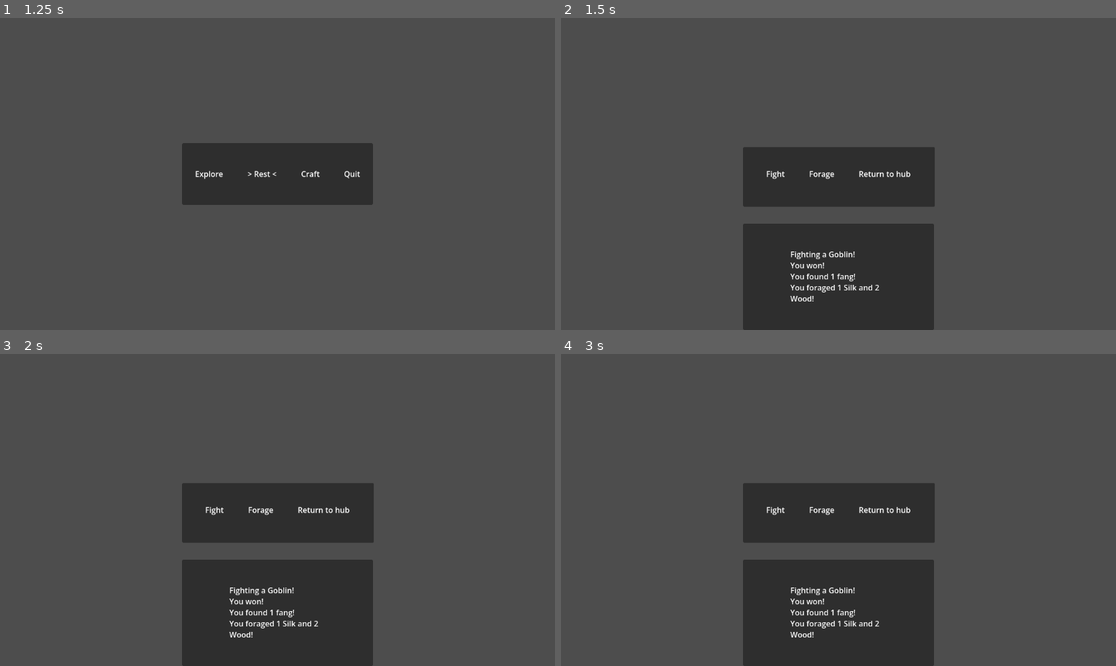
Above: before the commit, frames 1-4 (two rows, left to right).
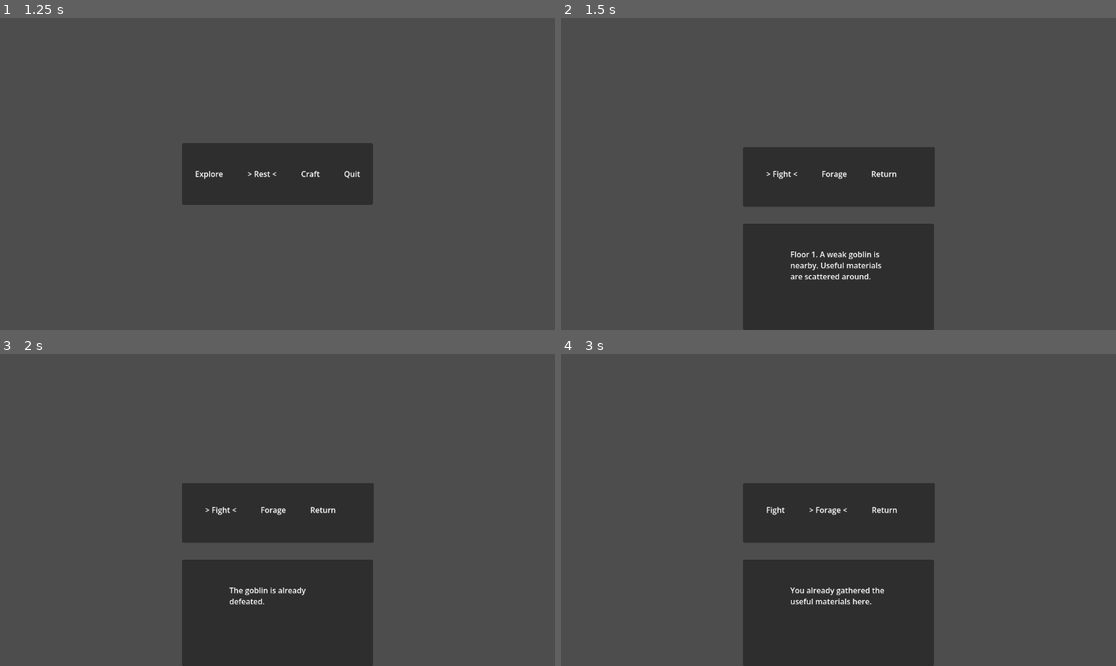
Above: after the commit, the same moments.

Repository: RaoulTheF00l/Tower-Slice
Game: Godot game, scene res://Scene/title.tscn
Same seed, same stepped clock (60 frames per second), same inputs: the game is played once before the commit and once after it.
Inputs:
- Up to frame 1 (1.25 s): tap Enter (ui_accept) at 0.5 s; hold Right (ui_right) from 0.53 s (still down); hold Enter (ui_accept) from 0.53 s (still down)
- Up to frame 2 (1.5 s): release Right (ui_right) at 1.28 s; release Enter (ui_accept) at 1.28 s; hold Left (ui_left) from 1.28 s (still down); tap Enter (ui_accept) at 1.35 s
- Up to frame 3 (2 s): keep holding Left (ui_left); tap Enter (ui_accept) at 1.52, 1.82 s
- Up to frame 4 (3 s): release Left (ui_left) at 2.03 s; hold Enter (ui_accept) 2.03-2.78 s; hold Right (ui_right) from 2.03 s (still down); tap Enter (ui_accept) at 2.85 s

Frame 1 is identical in both runs. In frame 2, 1.0% of the frame differs, in the area x 37-63%, y 48-91%; in frame 3, 0.8%; in frame 4, 0.9%.

Commit message:
Finished Game loop

Diff:
--- a/Scene/first_floor.tscn
+++ b/Scene/first_floor.tscn
@@ -65,7 +65,7 @@
 grow_horizontal = 2
 grow_vertical = 0
 
-[node name="RichTextLabel" type="RichTextLabel" parent="Panel2" unique_id=346027720]
+[node name="messageLabel" type="RichTextLabel" parent="Panel2" unique_id=346027720]
 layout_mode = 1
 anchors_preset = 8
 anchor_left = 0.5
--- a/Scripts/first_floor.gd
+++ b/Scripts/first_floor.gd
@@ -1,11 +1,83 @@
+
+
 extends Control
 
-
-# Called when the node enters the scene tree for the first time.
-func _ready() -> void:
-	pass # Replace with function body.
+@onready var fight_label: Label = $Panel/HBoxContainer/fightLabel
+@onready var forage_label: Label = $Panel/HBoxContainer/forageLabel
+@onready var return_label: Label = $Panel/HBoxContainer/returnLabel
+@onready var message_label: RichTextLabel = $Panel2/messageLabel
 
 
-# Called every frame. 'delta' is the elapsed time since the previous frame.
-func _process(delta: float) -> void:
-	pass
+var labels: Array[Label] = []
+var options := ["Fight", "Forage", "Return"]
+var selected_index := 0
+
+
+func _ready() -> void:
+	labels = [
+		fight_label,
+		forage_label,
+		return_label,
+	]
+
+	message_label.text = "Floor 1. A weak goblin is nearby. Useful materials are scattered around."
+	_update_menu()
+
+
+func _unhandled_input(event: InputEvent) -> void:
+	if event.is_action_pressed("ui_right"):
+		selected_index += 1
+		if selected_index >= options.size():
+			selected_index = 0
+		_update_menu()
+
+	if event.is_action_pressed("ui_left"):
+		selected_index -= 1
+		if selected_index < 0:
+			selected_index = options.size() - 1
+		_update_menu()
+
+	if event.is_action_pressed("ui_accept"):
+		_select_option()
+
+
+func _update_menu() -> void:
+	for i in labels.size():
+		if i == selected_index:
+			labels[i].text = "> " + options[i] + " <"
+		else:
+			labels[i].text = options[i]
+
+
+func _select_option() -> void:
+	var selected_option = options[selected_index]
+
+	if selected_option == "Fight":
+		_fight_enemy()
+
+	elif selected_option == "Forage":
+		_forage_materials()
+
+	elif selected_option == "Return":
+		get_tree().change_scene_to_file("res://Scene/hub.tscn")
+
+
+func _fight_enemy() -> void:
+	if Gamestate.fought_floor_1:
+		message_label.text = "The goblin is already defeated."
+		return
+
+	Gamestate.fang += 1
+	Gamestate.fought_floor_1 = true
+	message_label.text = "You fought a goblin and won!\nYou found 1 Fang."
+
+
+func _forage_materials() -> void:
+	if Gamestate.foraged_floor_1:
+		message_label.text = "You already gathered the useful materials here."
+		return
+
+	Gamestate.silk += 1
+	Gamestate.wood += 2
+	Gamestate.foraged_floor_1 = true
+	message_label.text = "You foraged the area.\nYou found 1 Silk and 2 Wood."
